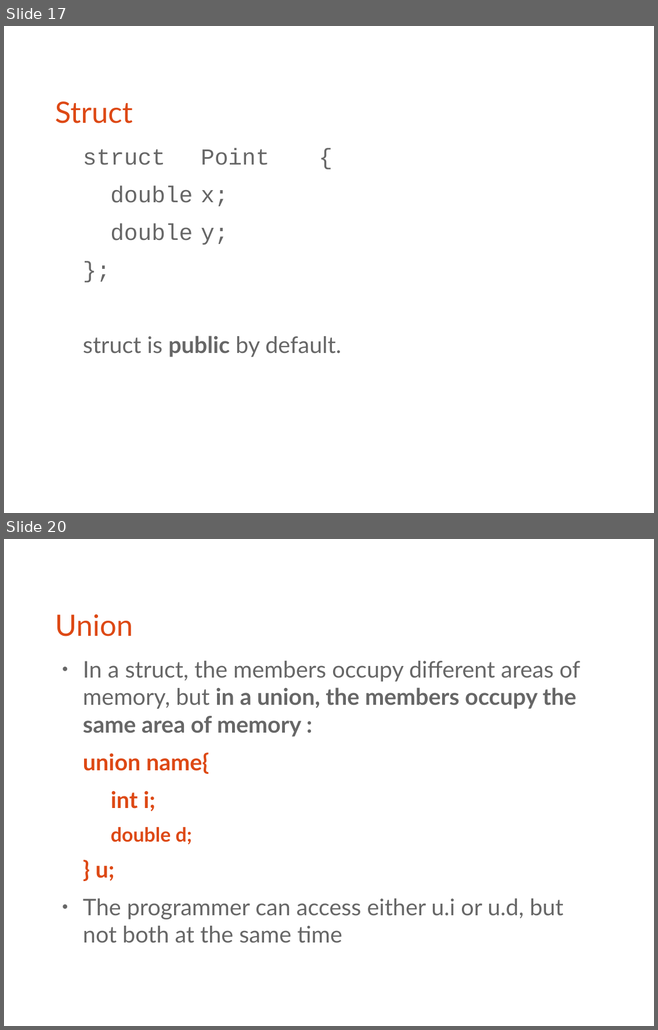
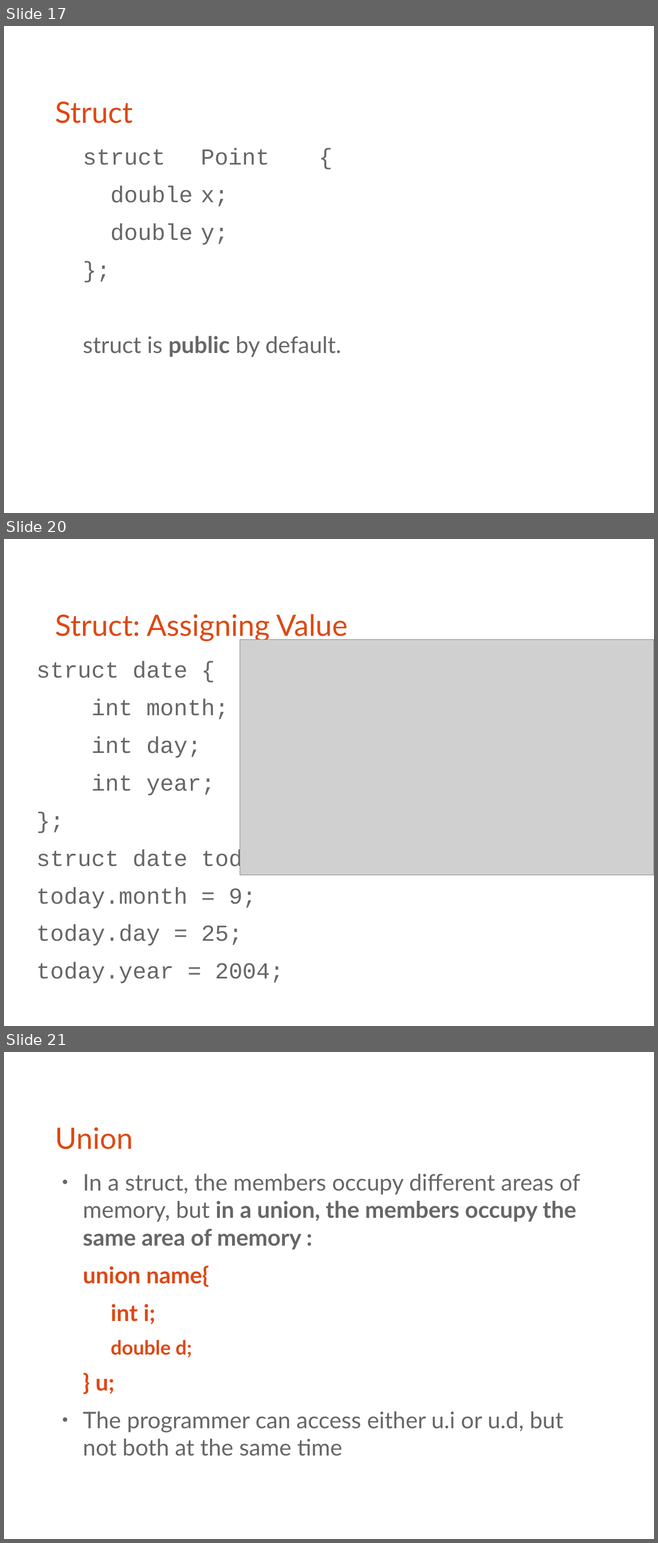
Before and after one commit to bagustris/prokom-tf, a slide deck: prokom5.odp. Shown one above the other, each under a label of ours: slides 17 and 20 before the commit, slides 17, 20 and 21 after it; the slides between them are not shown. The pictures are 658x1030 and 658x1543 pixels, drawn with LibreOffice and Linux fonts; fonts in the diff are those of the drawing; grey boxes stand for pictures. Boxes give left, top, right and bottom in pixels: in the first picture for what was removed or moved away, otherwise in the second. Text is boxed around its words. In the diff, an @@ line names an element or a change of style, - is before the commit and + after.

```diff
--- a/prokom5.odp
+++ b/prokom5.odp
@@ slide 20 added at <box>4,539,654,1026</box>, background #FFFFFF @@
@@ title added at <box>55,614,347,641</box>, 36 pt, text #DD4814 @@
+Struct: Assigning Value
@@ picture added at <box>240,640,654,875</box> @@
@@ text added at <box>36,661,284,983</box>, 28 pt, text #666666 @@
+struct date {
+int month;
+int day;
+int year;
+};
+struct date today;
+today.month = 9;
+today.day = 25;
+today.year = 2004;
@@ what was slide 20 is now slide 21 @@
```
Also in this commit, not shown: 2 slides changed, 1 other file.
